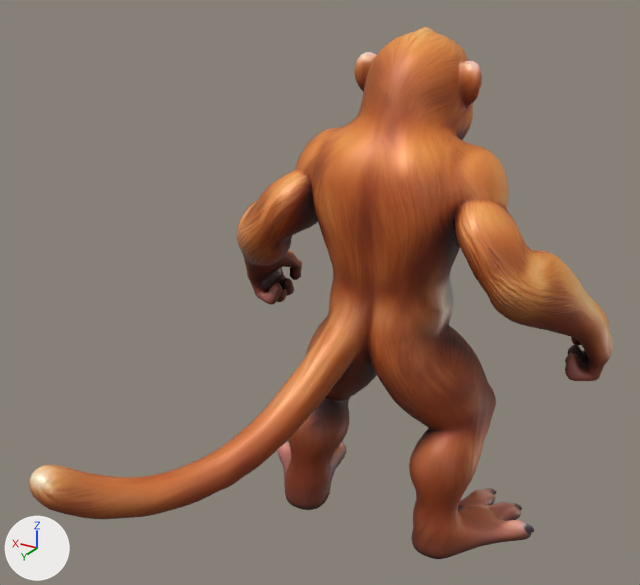
What one commit did to the glTF model assets/models/characters/bekantan.glb.
One viewpoint serves both versions: a camera (50 mm lens) standing at (-1.021, 1.854, 1.731) and looking at (0.086, 0.01, 0.809). The axes (+X, +Y, +Z) are drawn at lower left. The lights are the same throughout. The picture after the commit comes second. Vertices at exactly the same position are counted once.

Names of what the first picture shows: 'Body'.
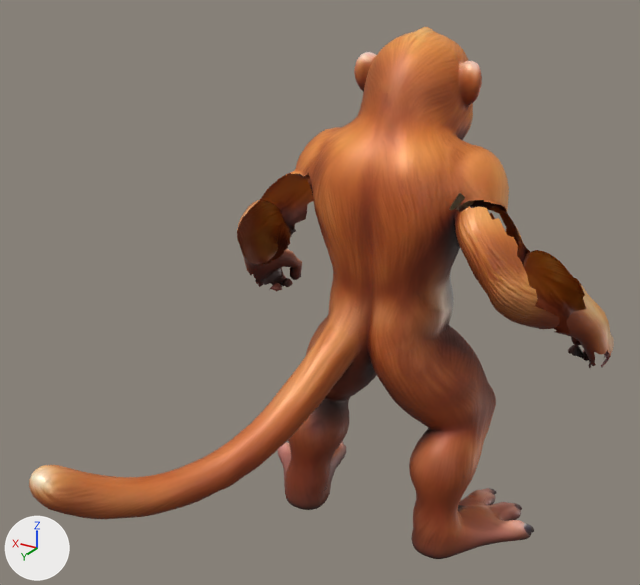
Changed parts and their boxes (x1, y1, x2, y2) in the pictures (640 x 585 px):
```json
{"part": 1, "of": "me_model", "change": "deleted", "before": [237, 173, 318, 305], "on screen": "brown"}
{"part": 2, "of": "me_model", "change": "deleted", "before": [452, 198, 611, 381], "on screen": "orange"}
```

The change, as JSON lines over the scene's bpy script:
```json
{"block": "me_model", "where": "# used by ob_body; location = (0.0, 0.0, 0.0)"}
{"op": "remove", "block": "me_model", "code": "me_model.from_pydata(...)  # 12002 vertices, 24000 faces; spans x -0.595..0.595, y -0.646..0.646, z 0.0..1.45"}
{"op": "add", "block": "me_model", "code": "me_model.from_pydata(...)  # 10856 vertices, 21304 faces; spans x -0.595..0.594, y -0.646..0.646, z 0.0..1.45"}
{"block": "me_model", "change": "me_model part 1: 648 vertices removed from x 0.203..0.595, y -0.488..-0.078, z 0.529..1.059"}
{"block": "me_model", "change": "me_model part 2: 498 vertices removed from x -0.594..-0.212, y -0.506..-0.133, z 0.529..1.065"}
```
